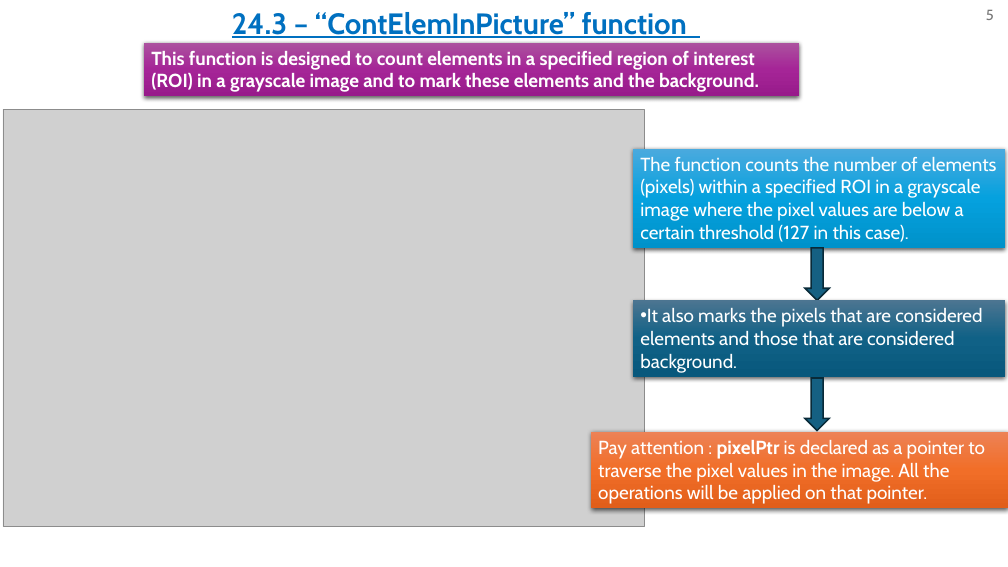
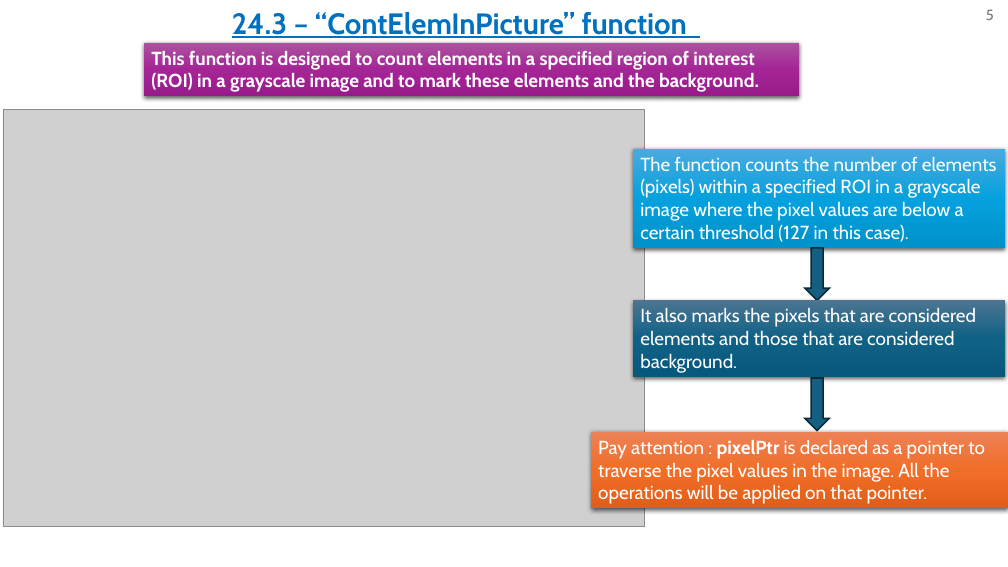
Before and after one commit to omripony/image-processing, a slide deck: slide 5 of labs/lab24- ready for sending/version 1/1950-2210-7939-ImPr24-1.pptx. Drawn at 1008x567 pixels with LibreOffice and Linux fonts; fonts in the diff are those of the drawing; grey boxes stand for pictures. Boxes give left, top, right and bottom in pixels: in the first picture for what was removed or moved away, otherwise in the second. Text is boxed around its words. In the diff, an @@ line names an element or a change of style, - is before the commit and + after.

```diff
--- a/labs/lab24- ready for sending/version 1/1950-2210-7939-ImPr24-1.pptx
+++ b/labs/lab24- ready for sending/version 1/1950-2210-7939-ImPr24-1.pptx
@@ rectangle "It also marks the pixels ..." at box(633, 300, 1005, 377): bullet • to none @@
```
Also in this commit, not shown: 25 other files.
